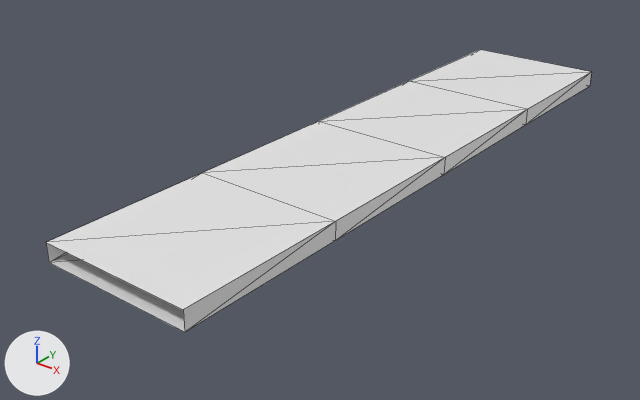
An edit to the OBJ model mesh/14.5/br4_elevated_lod.obj, drawn before and after from the same camera.
Camera for both pictures: a 50 mm camera at (44.3, -64.2, 30.9) aimed at (-3.1, -5.0, -5.8). The axes (+X, +Y, +Z) are drawn at lower left. The lights are the same throughout. Mesh edges are drawn as thin lines. Where no turn or scale is listed for an object, it has been applied to the vertices. Vertices at the same position are counted once.

Before the edit, the objects in view are built like this:
```python
me_br4_elevated_lod = bpy.data.meshes.new('br4_elevated_lod')
me_br4_elevated_lod.from_pydata(...)  # 20 vertices, 32 faces; spans x -7.2..7.2, y -32.0..32.0, z -2.0..-0.3
ob_br4_elevated_lod = bpy.data.objects.new('br4_elevated_lod', me_br4_elevated_lod)
ob_br4_elevated_lod.location = (0.0, 0.0, 0.0)
```
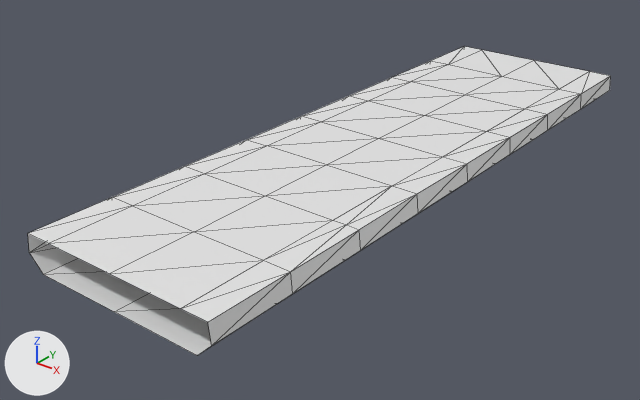
Where the change shows, as pixel boxes [x1, y1, x2, y2] in the pictures (640 x 400 px):
```json
{"object": "br4_elevated_lod", "change": "reshaped", "before": [46, 50, 592, 332], "after": [28, 46, 610, 355], "on screen": "7% wider, 10% taller"}
```

The change, as JSON lines over the scene's bpy script:
```json
{"block": "me_br4_elevated_lod", "where": "# used by ob_br4_elevated_lod; location = (0.0, 0.0, 0.0)"}
{"op": "remove", "block": "me_br4_elevated_lod", "code": "me_br4_elevated_lod.from_pydata(...)  # 20 vertices, 32 faces; spans x -7.2..7.2, y -32.0..32.0, z -2.0..-0.3"}
{"op": "add", "block": "me_br4_elevated_lod", "code": "me_br4_elevated_lod.from_pydata(...)  # 95 vertices, 170 faces; spans x -9.7..9.7, y -32.0..32.0, z -3.4..-0.3"}
{"block": "me_br4_elevated_lod", "change": "me_br4_elevated_lod part 1: the whole mesh is rebuilt"}
```
